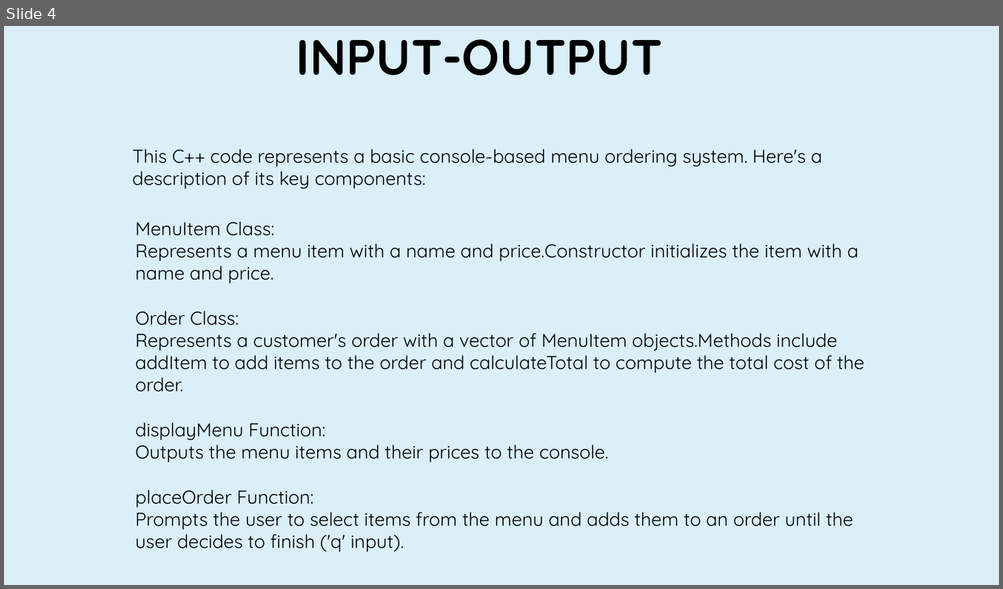
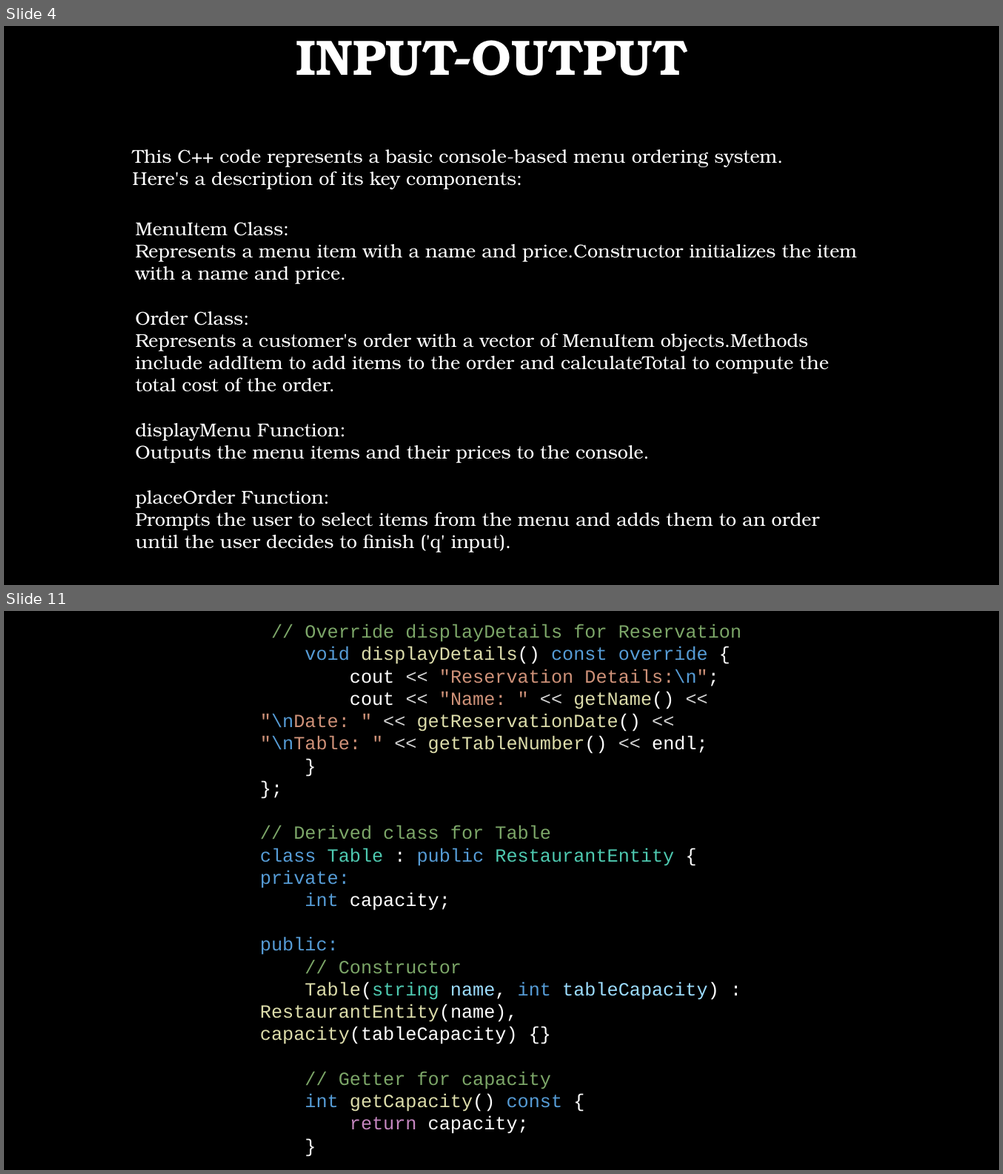
Before and after one commit to kalikumari292725/oopm-case-study, a slide deck: PRESENTATIONPPT3.pptx. Shown one above the other, each under a label of ours: slide 4 before the commit, slides 4 and 11 after it; the slides between them are not shown. The pictures are 1003x589 and 1003x1174 pixels, drawn with LibreOffice and Linux fonts; fonts in the diff are those of the drawing; background and template pictures are left out. Boxes give left, top, right and bottom in pixels: in the first picture for what was removed or moved away, otherwise in the second. Text is boxed around its words. In the diff, an @@ line names an element or a change of style, - is before the commit and + after.

```diff
--- a/PRESENTATIONPPT3.pptx
+++ b/PRESENTATIONPPT3.pptx
@@ slide 11 added at (4,611,999,1170), background picture (left out) @@
@@ text added at (260,624,741,1134), 18 pt, text #DCDCAA @@
+// Override displayDetails for Reservation
+void displayDetails() const override {
+cout << "Reservation Details:\n";
+cout << "Name: " << getName() << "\nDate: " << getReservationDate() << "\nTable: " << getTableNumber() << endl;
+}
+};
+// Derived class for Table
+class Table : public RestaurantEntity {
+private:
+int capacity;
+public:
+// Constructor
+Table(string name, int tableCapacity) : RestaurantEntity(name), capacity(tableCapacity) {}
+// Getter for capacity
+int getCapacity() const {
+return capacity;
+}
@@ slide 4 changed as well @@
@@ background #DBEFF9 to picture (left out) @@
@@ font Quicksand to TeX Gyre Bonum, text colour #000000 to #FFFFFF in 3 elements at (296,40,688,76), (132,150,782,190), (135,222,856,553) @@
```
Also in this commit, not shown: 4 other slides changed, 11 other slides added, 5 slides removed.
